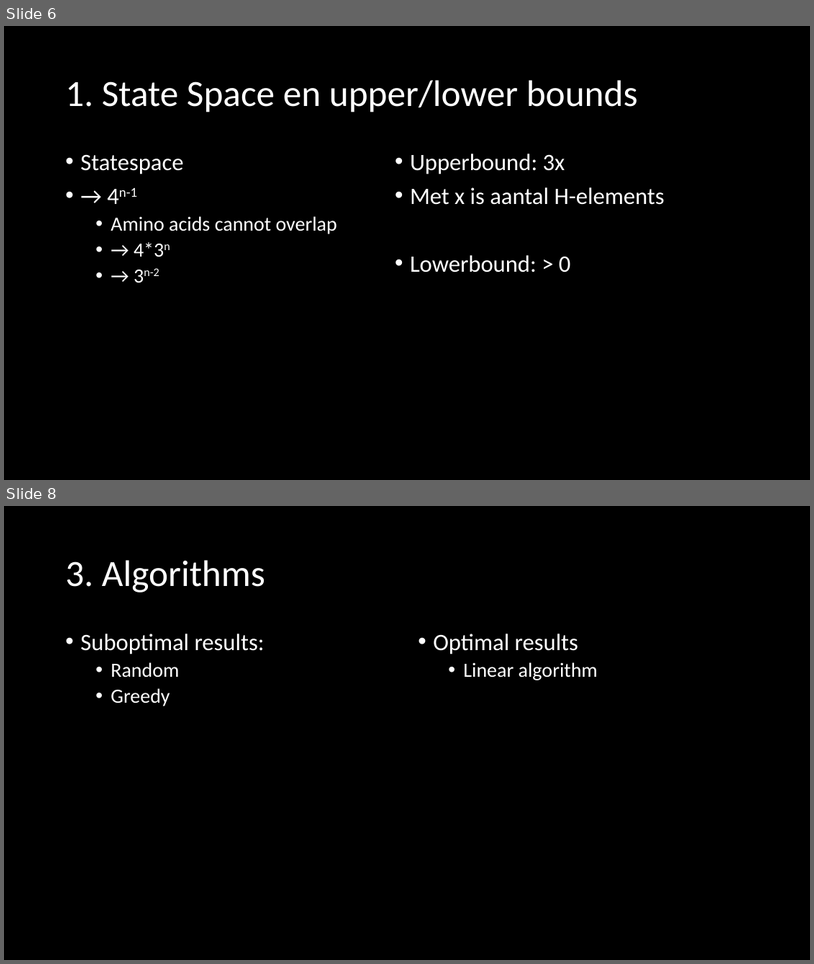
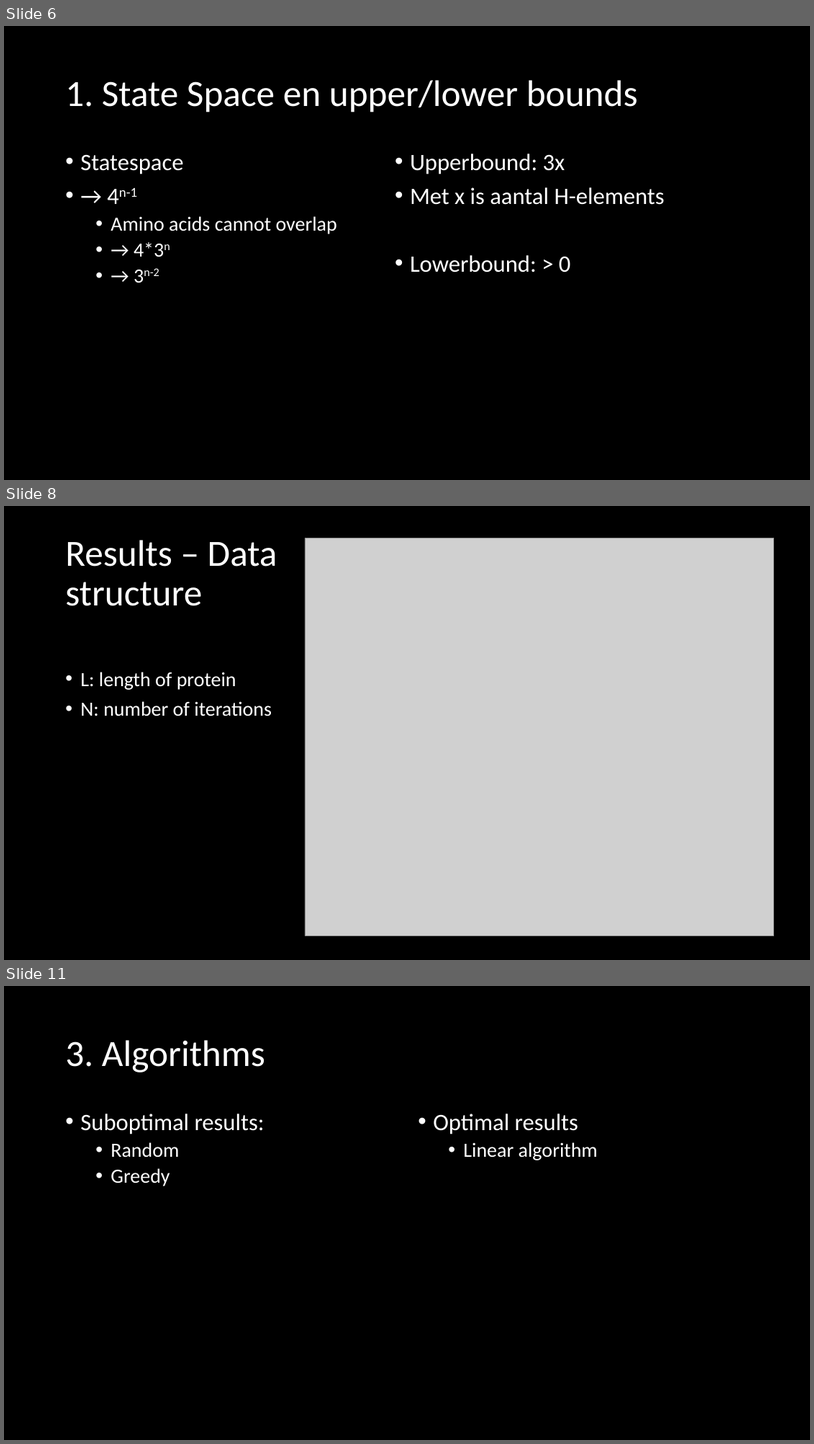
Before and after one commit to Loek21/Protein-Pow-d-er, a slide deck: Documentation/PPP, Week 2, Meeting 1.pptx. Shown one above the other, each under a label of ours: slides 6 and 8 before the commit, slides 6, 8 and 11 after it; the slides between them are not shown. The pictures are 814x964 and 814x1444 pixels, drawn with LibreOffice and Linux fonts; fonts in the diff are those of the drawing; grey boxes stand for pictures. Boxes give left, top, right and bottom in pixels: in the first picture for what was removed or moved away, otherwise in the second. Text is boxed around its words. In the diff, an @@ line names an element or a change of style, - is before the commit and + after.

```diff
--- a/Documentation/PPP, Week 2, Meeting 1.pptx
+++ b/Documentation/PPP, Week 2, Meeting 1.pptx
@@ slide 8 added at (x1=4, y1=506, x2=810, y2=960), background #000000 @@
@@ title added at (x1=65, y1=540, x2=278, y2=606), 44 pt, text #FFFFFF @@
+Results – Data
+structure
@@ picture added at (x1=305, y1=538, x2=774, y2=936) @@
@@ text added at (x1=80, y1=672, x2=272, y2=716), 24 pt, text #FFFFFF @@
+• L: length of protein
+• N: number of iterations
@@ what was slide 8 is now slide 11 @@
```
Also in this commit, not shown: 1 slide changed, 2 other slides added.
